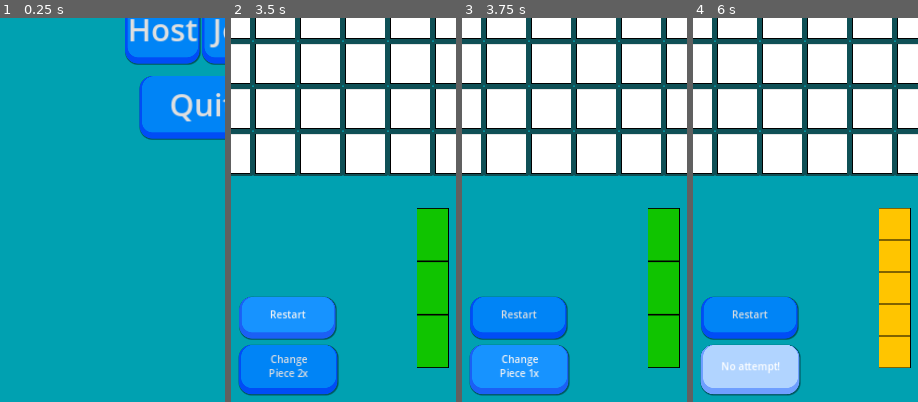
Above: before the commit, frames 1-4 (left to right).
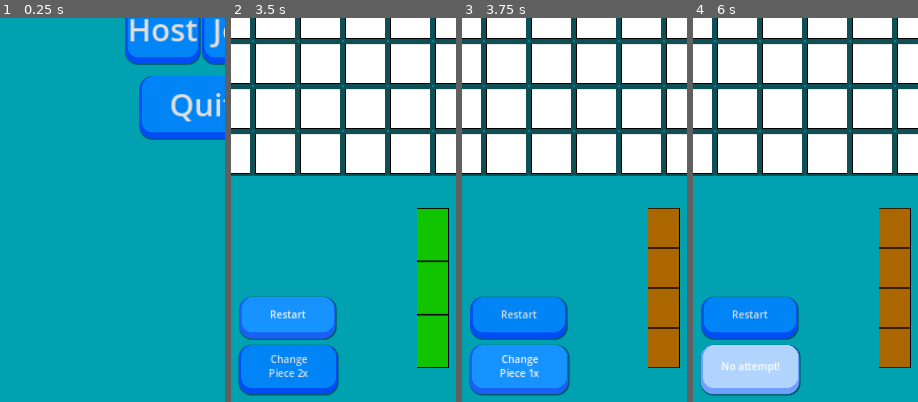
Above: after the commit, the same moments.

Repository: Awe0/Color-Jam
Game: Godot game, scene res://Scenes/Menu.tscn
The game is run twice, just before and just after one commit, with the same random seed, the same clock (stepped at 60 frames per second) and the same inputs.
Inputs (mouse positions are % of the whole screen's width and height, from its top left):
- Up to frame 1 (0.25 s): no input
- Up to frame 2 (3.5 s): click "Play" at 0.5 s; click "Restart" at 1.25 s; click "Restart" at 2 s; click "Restart" at 2.75 s
- Up to frame 3 (3.75 s): click "Change Piece 2x" at 3.5 s
- Up to frame 4 (6 s): click "Change Piece 1x" at 4.25 s; click "Rotate" at 5 s; click (5, 15) at 5.77 s
The pictures show only the part of the screen within x 5-55%, y 50-100%; the shares and areas given below are measured in that part.

Frames 1-2 are identical in both runs. In frame 3, 5.7% of the frame differs, in the area x 82-97%, y 49-92%; in frame 4, 5.7%.

Commit message:
add red color

Diff:
--- a/Scripts/game.gd
+++ b/Scripts/game.gd
@@ -18,13 +18,15 @@
 	preload("res://Scenes/Yellow.tscn"),
 	preload("res://Scenes/Green.tscn"),
 	preload("res://Scenes/Brown.tscn"),
-	preload("res://Scenes/Blue.tscn")
+	preload("res://Scenes/Blue.tscn"),
+	preload("res://Scenes/Red.tscn")
 ]
 var color_previews = {
 	"yellow": preload("res://Assets/yellow_preview.png"),
 	"green": preload("res://Assets/green_preview.png"),
 	"brown": preload("res://Assets/brown_preview.png"),
-	"blue": preload("res://Assets/blue_preview.png")
+	"blue": preload("res://Assets/blue_preview.png"),
+	"red": preload("res://Assets/red.png")
 }
 
 func _ready():
